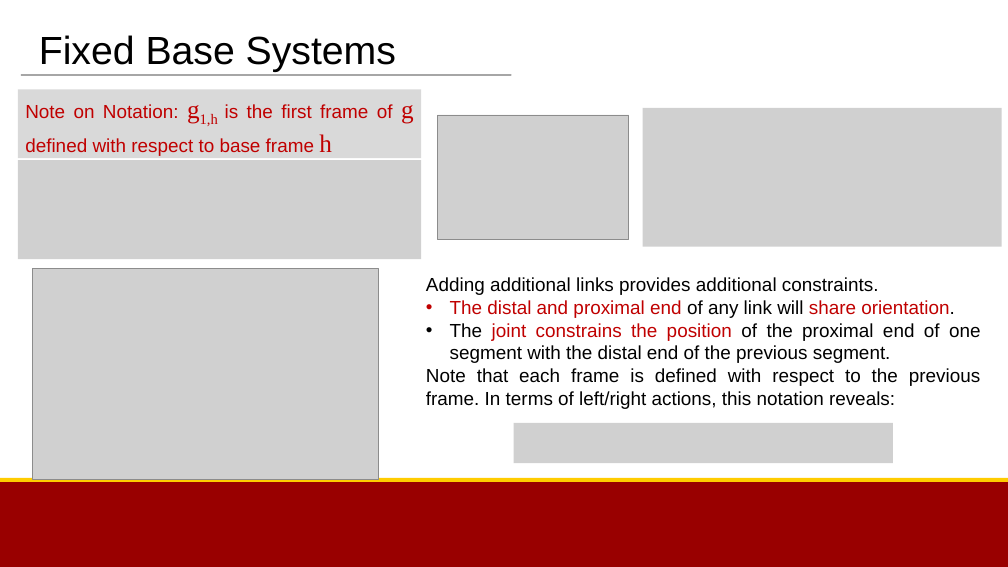
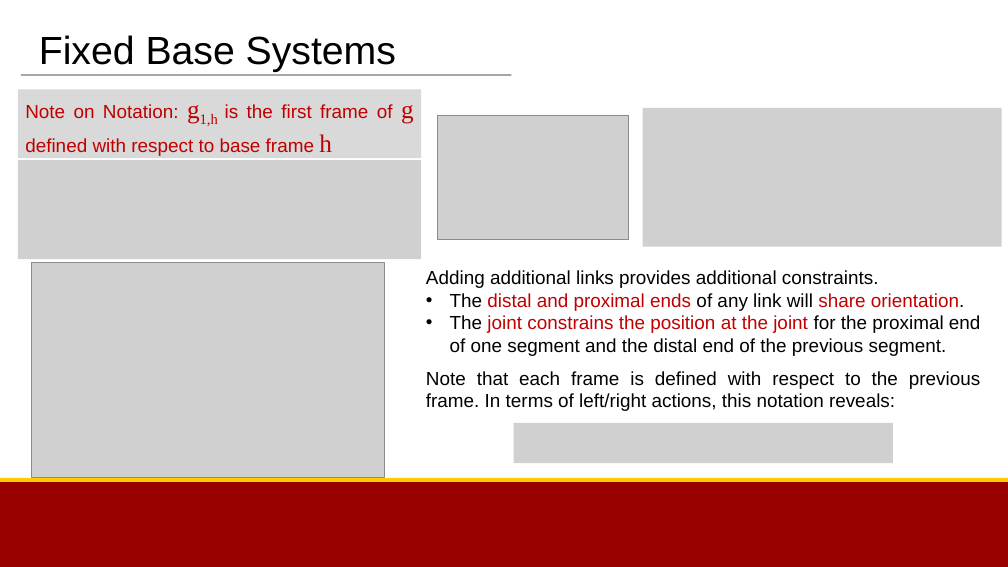
Before and after one commit to bc/Documents, a slide deck: slide 3 of BME790_Sp2017/Week3Summary.pptx. Drawn at 1008x567 pixels with LibreOffice and Linux fonts; fonts in the diff are those of the drawing; grey boxes stand for pictures; background and template pictures are left out. Boxes give left, top, right and bottom in pixels: in the first picture for what was removed or moved away, otherwise in the second. Text is boxed around its words. In the diff, an @@ line names an element or a change of style, - is before the commit and + after.

```diff
--- a/BME790_Sp2017/Week3Summary.pptx
+++ b/BME790_Sp2017/Week3Summary.pptx
@@ picture resized from (x1=33, y1=269, x2=378, y2=479) to (x1=31, y1=262, x2=384, y2=477) @@
@@ text "Adding additional links provides additional ..." moved from (x1=426, y1=277, x2=981, y2=409) to (x1=426, y1=270, x2=981, y2=411) @@
@@ text at (x1=450, y1=293, x2=981, y2=356): text changed @@
-• The distal and proximal end of any link will share orientation.
-• The joint constrains the position of the proximal end of one segment with the distal end of the previous segment.
+• The distal and proximal ends of any link will share orientation.
+• The joint constrains the position at the joint for the proximal end of one segment and the distal end of the previous segment.
```
Also in this commit, not shown: 2 other slides changed, 2 other files.
